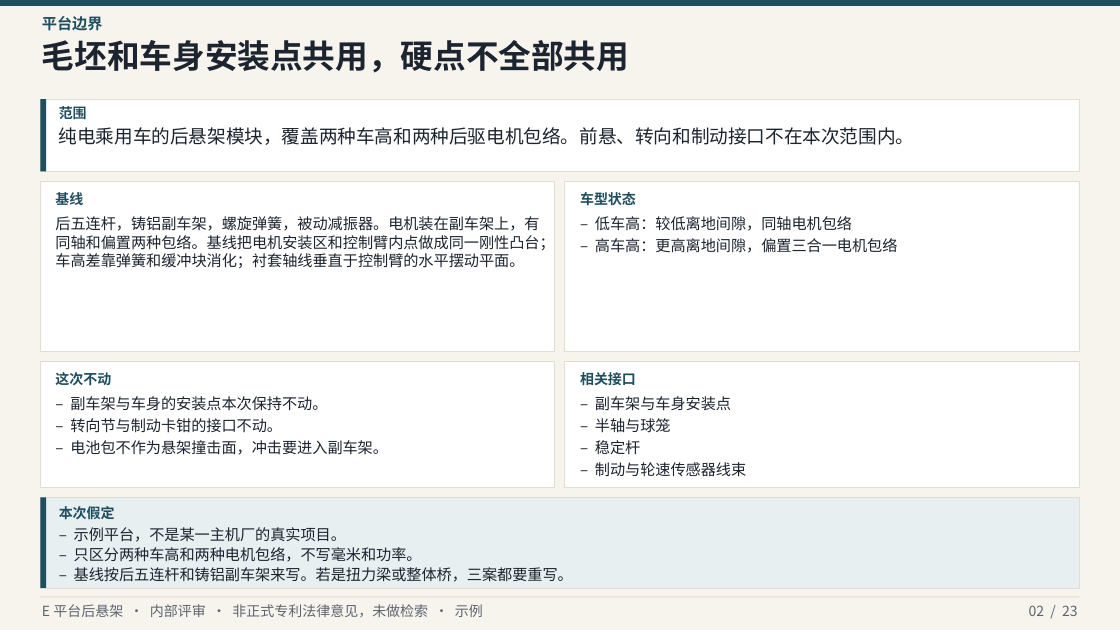
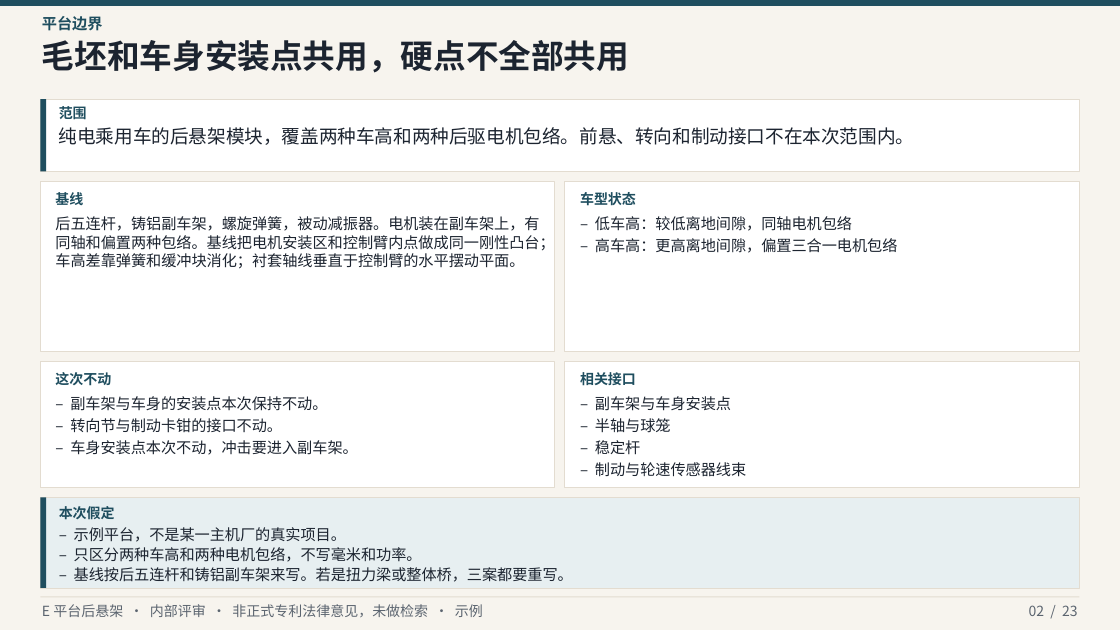
Before and after one commit to qiaoshuai8821-coder/suspension-studio, a slide deck: slide 2 of examples/e-platform-rear/E平台后悬架创新提案.pptx. Drawn at 1120x630 pixels with LibreOffice and Linux fonts; fonts in the diff are those of the drawing. Boxes give left, top, right and bottom in pixels: in the first picture for what was removed or moved away, otherwise in the second. Text is boxed around its words. In the diff, an @@ line names an element or a change of style, - is before the commit and + after.

```diff
--- a/examples/e-platform-rear/E平台后悬架创新提案.pptx
+++ b/examples/e-platform-rear/E平台后悬架创新提案.pptx
@@ text at (70, 440, 357, 455): text changed @@
-– 电池包不作为悬架撞击面，冲击要进入副车架。
+– 车身安装点本次不动，冲击要进入副车架。
```
Also in this commit, not shown: 9 other files.
